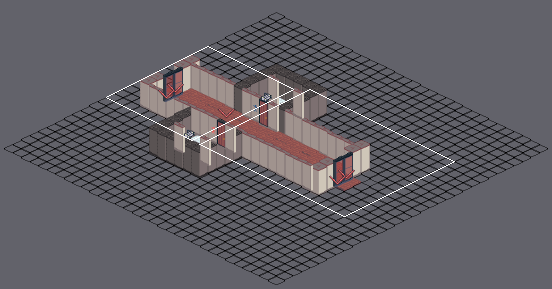
Tiled map (JSON): src/map/floor1-west2.json. The picture above shows the old version from afar; the outline marks the close-up.
Close-up. Before:
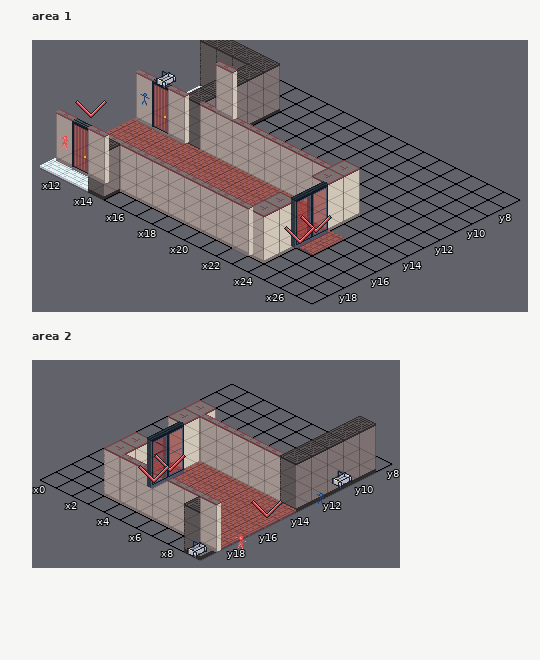
Cells are 32x16 px. Isometric: x runs down to the right, y down to the left. Shown: area 1 x 11..27, y 7..19; area 2 x 0..9, y 8..19.
Now the later version:
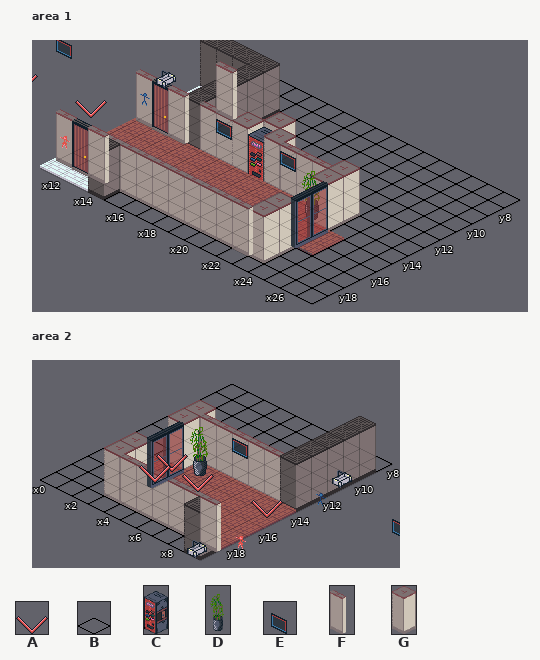
Key: from "control": A 1; from "floors": B 0; from "props": C 1, D 7; from "props_small": E 11; from "walls": F 1, G 15.
_ is an empty cell.
Objects are placed by the point they stand on, in cells (3,4 is the top-left corner of cell 3,4); size is 1x1 cell unless given.
Changes in this commit:
{"where": "layer \"Tiles\", area 1"}
{"y":12,"x":18,"old":"B","new":"G"}
{"y":13,"x":17,"old":"FFF","new":"GCG"}
{"where": "layer \"Tiles2\", area 1"}
{"y":14,"x":22,"old":"_","new":"D"}
{"where": "layer \"Objects\", area 1"}
{"now": "E at 15,12.5 size 1x2"}
{"now": "E at 19,12.5 size 1x2"}
{"was": "A \"MarkerRedDoorFWD2\" at 23.7,15.4 size 1x2"}
{"was": "A \"MarkerRedDoorFWD1\" at 23.9,16.6 size 1x2"}
{"where": "layer \"Tiles2\", area 2"}
{"y":14,"x":4,"old":"_","new":"D"}
{"where": "layer \"Objects\", area 2"}
{"now": "E at 5,12.4 size 1x2"}
{"now": "A \"MarkerFromFloor1West1\" at 5.7,15.8 size 1x2"}
{"label":"changed","picture_box":[216,112,332,244]}
{"label":"added","picture_box":[182,427,214,492]}
{"label":"added","picture_box":[232,438,248,459]}
